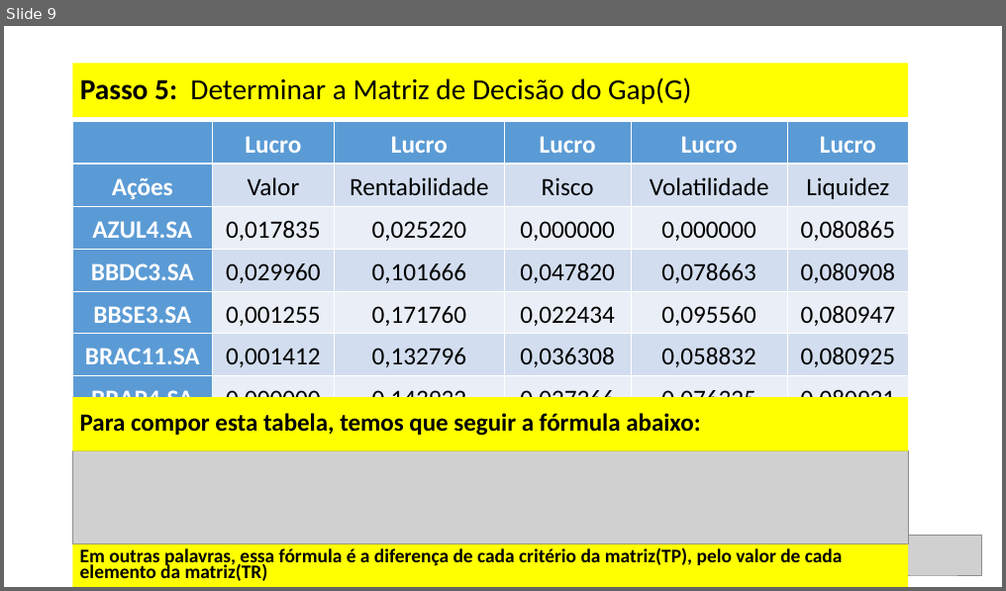
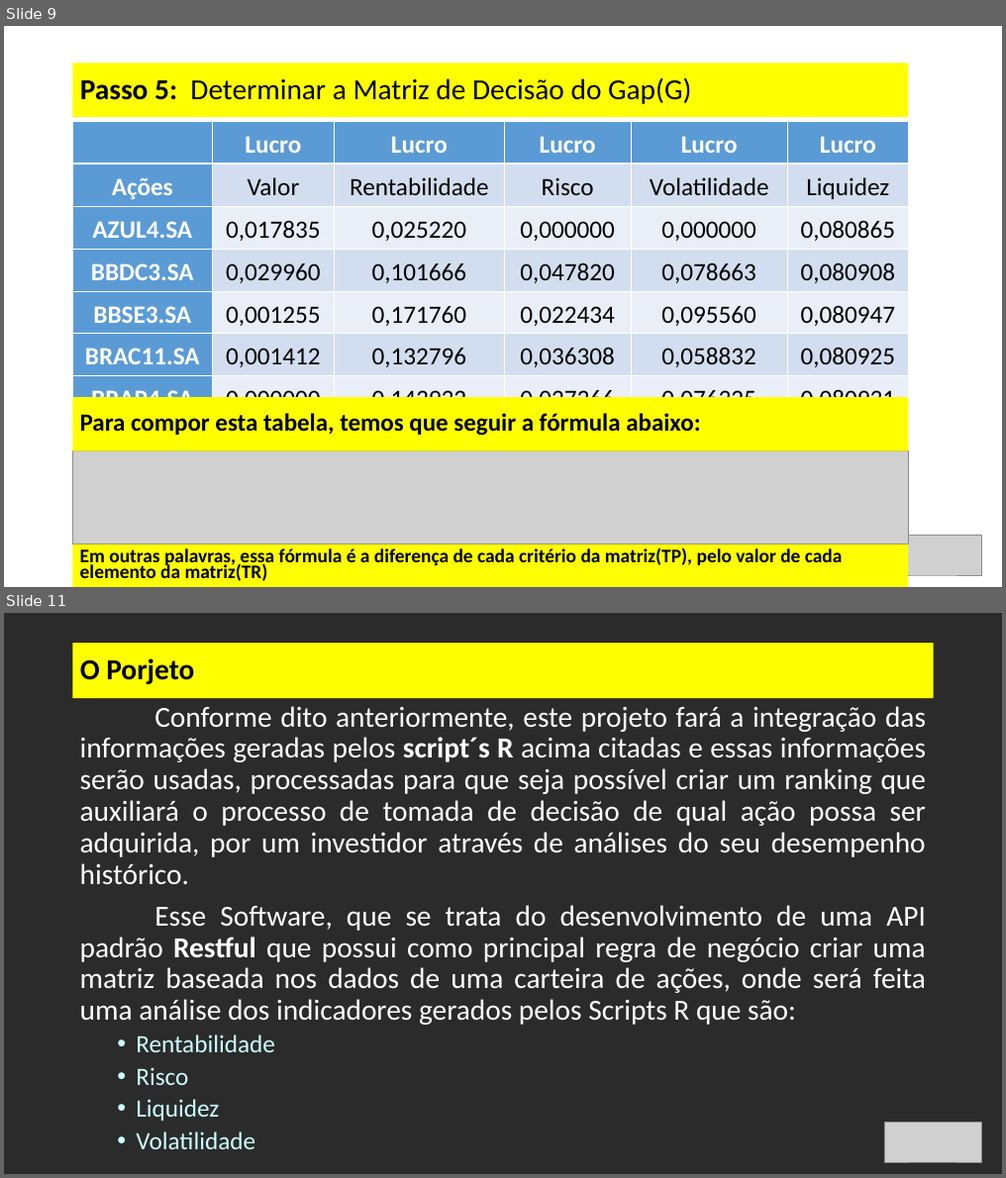
Before and after one commit to WanderleiBolzan/Apresentacao, a slide deck: Template Apresentação_TCC.ppt. Shown one above the other, each under a label of ours: slide 9 before the commit, slides 9 and 11 after it; the slides between them are not shown. The pictures are 1006x591 and 1006x1178 pixels, drawn with LibreOffice and Linux fonts; fonts in the diff are those of the drawing; grey boxes stand for pictures; background and template pictures are left out; a plain dark background stands for a picture behind light text. Boxes give left, top, right and bottom in pixels: in the first picture for what was removed or moved away, otherwise in the second. Text is boxed around its words. In the diff, an @@ line names an element or a change of style, - is before the commit and + after.

Commit message:
Início da transparência do Projeto

```diff
--- a/Template Apresentação_TCC.ppt
+++ b/Template Apresentação_TCC.ppt
@@ slide 11 added at [4,613,1002,1174], background picture (left out) @@
@@ title added at [73,643,933,698], fill #FFFF00, 28 pt, text #000000, bold @@
+O Porjeto
@@ text added at [80,706,926,1150], 28 pt, text #FFFFFF @@
+Conforme dito anteriormente, este projeto fará a integração das informações geradas pelos script´s R acima citadas e essas informações serão usadas, processadas para que seja possível criar um ranking que auxiliará o processo de tomada de decisão de qual ação possa ser adquirida, por um investidor através de análises do seu desempenho histórico.
+Esse Software, que se trata do desenvolvimento de uma API padrão Restful que possui como principal regra de negócio criar uma matriz baseada nos dados de uma carteira de ações, onde será feita uma análise dos indicadores gerados pelos Scripts R que são:
+  • Rentabilidade
+  • Risco
+  • Liquidez
+  • Volatilidade
@@ picture added at [884,1123,981,1162] @@
```
Also in this commit, not shown: 2 other slides added, 1 slide removed.
